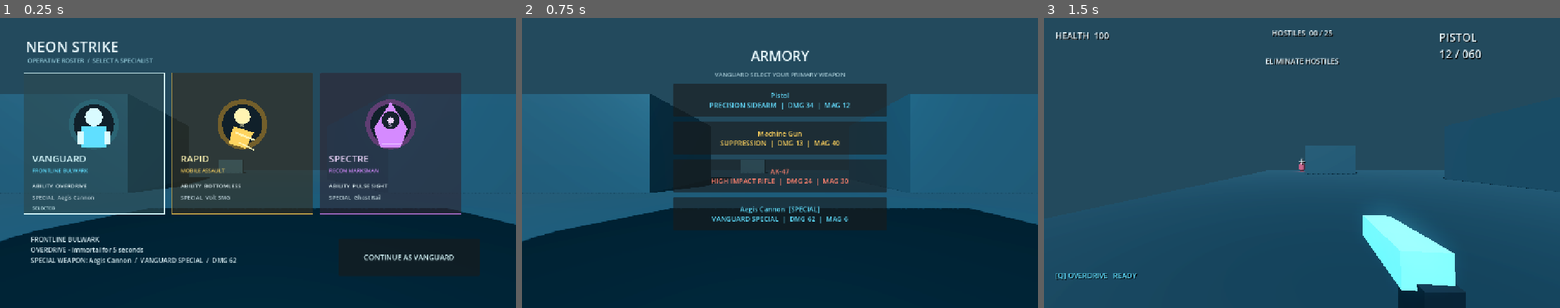
Above: before the commit, frames 1-3 (left to right).
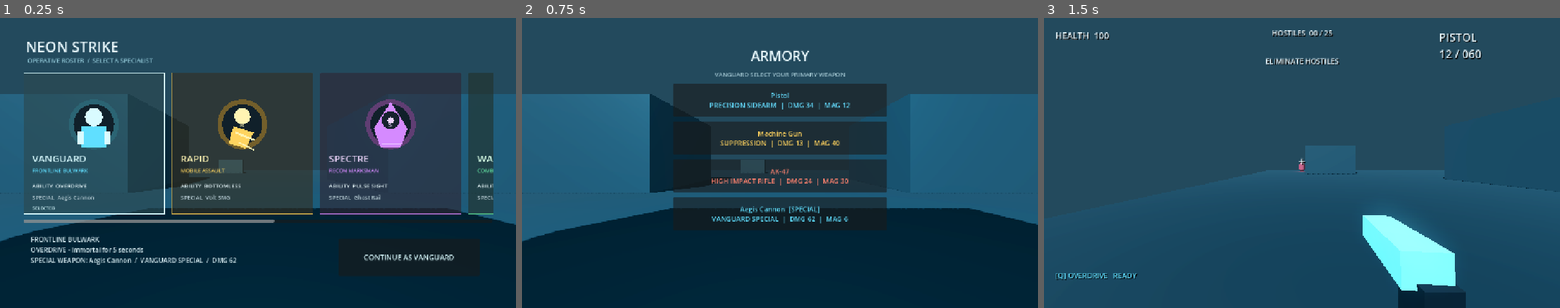
Above: after the commit, the same moments.

Repository: FlorianTschimben/Boeller
Game: Godot game, scene res://main.tscn
Two runs of this game, one before a commit and one after it. Both use one fixed random seed, a clock stepped at 60 frames per second and the inputs below.
Inputs:
- Up to frame 1 (0.25 s): no input
- Up to frame 2 (0.75 s): click "CONTINUE AS VANGUARD" at 0.5 s
- Up to frame 3 (1.5 s): click "Pistol PRECISION SIDEARM | DM…" at 1.25 s

The runs differ from the first frame. In frame 1, 2.9% of the frame differs, in the area x 4-96%, y 18-71%; in frame 2, nothing differs; in frame 3, nothing differs.

Commit message:
Added new characters

Diff:
--- a/character_card.gd
+++ b/character_card.gd
@@ -47,6 +47,22 @@
 		draw_colored_polygon(PackedVector2Array([center + Vector2(-22, 5), center + Vector2(28, 20), center + Vector2(8, 60), center + Vector2(-34, 48)]), primary)
 		draw_line(center + Vector2(-18, 20), center + Vector2(30, 39), accent, 5.0)
 		draw_line(center + Vector2(-8, 45), center + Vector2(30, 64), accent, 4.0)
+	elif style == "medic":
+		draw_circle(center + Vector2(0, -20), 21, accent)
+		draw_rect(Rect2(center + Vector2(-28, 4), Vector2(56, 54)), primary, true)
+		draw_rect(Rect2(center + Vector2(-7, 13), Vector2(14, 34)), accent, true)
+		draw_rect(Rect2(center + Vector2(-17, 23), Vector2(34, 14)), accent, true)
+	elif style == "demolition":
+		draw_circle(center + Vector2(0, -20), 23, primary)
+		draw_rect(Rect2(center + Vector2(-27, -33), Vector2(54, 11)), accent, true)
+		draw_colored_polygon(PackedVector2Array([center + Vector2(-36, 8), center + Vector2(36, 8), center + Vector2(29, 60), center + Vector2(-29, 60)]), primary)
+		draw_circle(center + Vector2(-18, 30), 6, accent)
+		draw_circle(center + Vector2(18, 30), 6, accent)
+	elif style == "striker":
+		draw_circle(center + Vector2(0, -20), 21, primary)
+		draw_rect(Rect2(center + Vector2(-24, -24), Vector2(48, 9)), accent, true)
+		draw_colored_polygon(PackedVector2Array([center + Vector2(-25, 5), center + Vector2(35, 25), center + Vector2(8, 60), center + Vector2(-32, 48)]), primary)
+		draw_line(center + Vector2(-30, 13), center + Vector2(32, 31), accent, 4.0)
 	else:
 		draw_colored_polygon(PackedVector2Array([center + Vector2(0, -55), center + Vector2(42, 10), center + Vector2(25, 58), center + Vector2(-25, 58), center + Vector2(-42, 10)]), primary)
 		draw_circle(center + Vector2(0, -10), 22, Color("16222d"))
--- a/game_data.gd
+++ b/game_data.gd
@@ -11,19 +11,34 @@
 static func characters() -> Array[Dictionary]:
 	return [
 		{
-			"name": "VANGUARD", "role": "FRONTLINE BULWARK", "ability": "OVERDRIVE", "description": "Immortal for 5 seconds", "duration": 5.0, "cooldown": 18.0,
+			"name": "VANGUARD", "role": "FRONTLINE BULWARK", "ability": "OVERDRIVE", "ability_effect": "invulnerable", "description": "Immortal for 5 seconds", "duration": 5.0, "cooldown": 18.0,
 			"color": Color("60dfff"), "accent": Color("d9fbff"), "portrait_style": "armored", "symbol": "V",
 			"special_weapon": {"name": "Aegis Cannon", "tag": "VANGUARD SPECIAL", "damage": 62.0, "fire_rate": 0.65, "magazine": 6, "reserve": 30, "reload_time": 1.9, "color": Color("60dfff"), "automatic": false, "spread": 0.012, "model_size": Vector3(0.28, 0.22, 0.92)}
 		},
 		{
-			"name": "RAPID", "role": "MOBILE ASSAULT", "ability": "BOTTOMLESS", "description": "Unlimited ammunition for 7 seconds", "duration": 7.0, "cooldown": 20.0,
+			"name": "RAPID", "role": "MOBILE ASSAULT", "ability": "BOTTOMLESS", "ability_effect": "unlimited_ammo", "description": "Unlimited ammunition for 7 seconds", "duration": 7.0, "cooldown": 20.0,
 			"color": Color("ffd45f"), "accent": Color("fff4b3"), "portrait_style": "runner", "symbol": "R",
 			"special_weapon": {"name": "Volt SMG", "tag": "RAPID SPECIAL", "damage": 17.0, "fire_rate": 0.052, "magazine": 48, "reserve": 192, "reload_time": 1.35, "color": Color("ffd45f"), "automatic": true, "spread": 0.028, "model_size": Vector3(0.19, 0.14, 0.68)}
 		},
 		{
-			"name": "SPECTRE", "role": "RECON MARKSMAN", "ability": "PULSE SIGHT", "description": "Reveal nearest enemy through walls for 6 seconds", "duration": 6.0, "cooldown": 16.0,
+			"name": "SPECTRE", "role": "RECON MARKSMAN", "ability": "PULSE SIGHT", "ability_effect": "reveal", "description": "Reveal nearest enemy through walls for 6 seconds", "duration": 6.0, "cooldown": 16.0,
 			"color": Color("d58aff"), "accent": Color("f0d8ff"), "portrait_style": "hooded", "symbol": "S",
 			"special_weapon": {"name": "Ghost Rail", "tag": "SPECTRE SPECIAL", "damage": 92.0, "fire_rate": 0.95, "magazine": 4, "reserve": 24, "reload_time": 2.15, "color": Color("d58aff"), "automatic": false, "spread": 0.002, "model_size": Vector3(0.14, 0.13, 1.08)}
+		},
+		{
+			"name": "WARDEN", "role": "COMBAT MEDIC", "ability": "SECOND WIND", "ability_effect": "heal", "description": "Restore 45 health instantly", "duration": 0.15, "cooldown": 22.0,
+			"color": Color("63e6a6"), "accent": Color("d9ffe8"), "portrait_style": "medic", "symbol": "W",
+			"special_weapon": {"name": "Lifeline Carbine", "tag": "WARDEN SPECIAL", "damage": 29.0, "fire_rate": 0.18, "magazine": 24, "reserve": 120, "reload_time": 1.3, "color": Color("63e6a6"), "automatic": true, "spread": 0.018, "model_size": Vector3(0.17, 0.14, 0.74)}
+		},
+		{
+			"name": "DEMOLISHER", "role": "BREACH ENGINEER", "ability": "BREACH WAVE", "ability_effect": "shockwave", "description": "Damage all nearby enemies", "duration": 0.15, "cooldown": 20.0,
+			"color": Color("ff805d"), "accent": Color("ffe0c7"), "portrait_style": "demolition", "symbol": "D",
+			"special_weapon": {"name": "Siege Breaker", "tag": "DEMOLISHER SPECIAL", "damage": 78.0, "fire_rate": 0.72, "magazine": 5, "reserve": 30, "reload_time": 2.0, "color": Color("ff805d"), "automatic": false, "spread": 0.038, "model_size": Vector3(0.30, 0.24, 0.88)}
+		},
+		{
+			"name": "STRIKER", "role": "PHASE SKIRMISHER", "ability": "PHASE DASH", "ability_effect": "dash", "description": "Dash forward through the arena", "duration": 0.15, "cooldown": 14.0,
+			"color": Color("7f9dff"), "accent": Color("dce5ff"), "portrait_style": "striker", "symbol": "T",
+			"special_weapon": {"name": "Arc Repeater", "tag": "STRIKER SPECIAL", "damage": 38.0, "fire_rate": 0.16, "magazine": 18, "reserve": 108, "reload_time": 1.15, "color": Color("7f9dff"), "automatic": true, "spread": 0.012, "model_size": Vector3(0.18, 0.15, 0.80)}
 		}
 	]
 
--- a/main.gd
+++ b/main.gd
@@ -274,9 +274,10 @@
 
 func update_enemies(delta: float) -> void:
 	var nearest: Variant = nearest_enemy()
+	var reveal_active: bool = ability_remaining > 0.0 and current_ability_effect() == "reveal"
 	for enemy in enemies:
 		var ready_to_fire: bool = enemy.update_behavior(player.global_position, delta, enemy_position_blocked)
-		enemy.set_revealed(ability_remaining > 0.0 and selected_character == 2 and enemy == nearest)
+		enemy.set_revealed(reveal_active and enemy == nearest)
 		if ready_to_fire:
 			handle_enemy_shot(enemy)
 
@@ -287,7 +288,7 @@
 	if from.distance_to(to) >= 28.0 or not world_ray(from, to).is_empty():
 		return
 	spawn_tracer(from, to, Color("ff5361"))
-	if ability_remaining > 0.0 and selected_character == 0:
+	if ability_remaining > 0.0 and current_ability_effect() == "invulnerable":
 		return
 	var accuracy: float = clampf(0.86 - from.distance_to(to) * 0.012, 0.42, 0.86)
 	if rng.randf() < accuracy:
@@ -298,7 +299,7 @@
 func try_fire() -> void:
 	if state != "playing" or fire_cooldown > 0.0 or reload_remaining > 0.0:
 		return
-	var unlimited_ammo: bool = ability_remaining > 0.0 and selected_character == 1
+	var unlimited_ammo: bool = ability_remaining > 0.0 and current_ability_effect() == "unlimited_ammo"
 	if ammo <= 0 and not unlimited_ammo:
 		start_reload()
 		return
@@ -366,7 +367,30 @@
 	var hero: Dictionary = characters[selected_character]
 	ability_remaining = float(hero["duration"])
 	ability_cooldown = float(hero["cooldown"])
-	hud.show_message(str(hero["ability"]) + " ACTIVE", 1.25)
+	var message: String = str(hero["ability"]) + " ACTIVE"
+	match str(hero["ability_effect"]):
+		"heal":
+			player_health = minf(100.0, player_health + 45.0)
+		"shockwave":
+			message = "BREACH WAVE  %d TARGETS" % trigger_shockwave()
+		"dash":
+			player.dash_forward(8.0)
+	hud.show_message(message, 1.25)
+
+func current_ability_effect() -> String:
+	return str(characters[selected_character]["ability_effect"])
+
+func trigger_shockwave() -> int:
+	var targets: Array = enemies.duplicate()
+	var hits: int = 0
+	for enemy in targets:
+		if enemy.global_position.distance_to(player.global_position) > 11.0:
+			continue
+		hits += 1
+		spawn_tracer(player.global_position + Vector3.UP, enemy.global_position + Vector3.UP * 0.9, Color("ff805d"))
+		if enemy.take_damage(46.0):
+			kill_enemy(enemy)
+	return hits
 
 func kill_enemy(enemy: Variant, was_headshot: bool = false) -> void:
 	enemies.erase(enemy)
--- a/player_controller.gd
+++ b/player_controller.gd
@@ -99,6 +99,12 @@
 	if weapon_model != null:
 		weapon_model.position.z = -0.72
 
+func dash_forward(distance: float) -> void:
+	var direction := aim_direction()
+	direction.y = 0.0
+	if direction.length() > 0.01:
+		move_and_collide(direction.normalized() * distance)
+
 func _input(event: InputEvent) -> void:
 	if not is_active:
 		return
Not shown, changed: README.md
